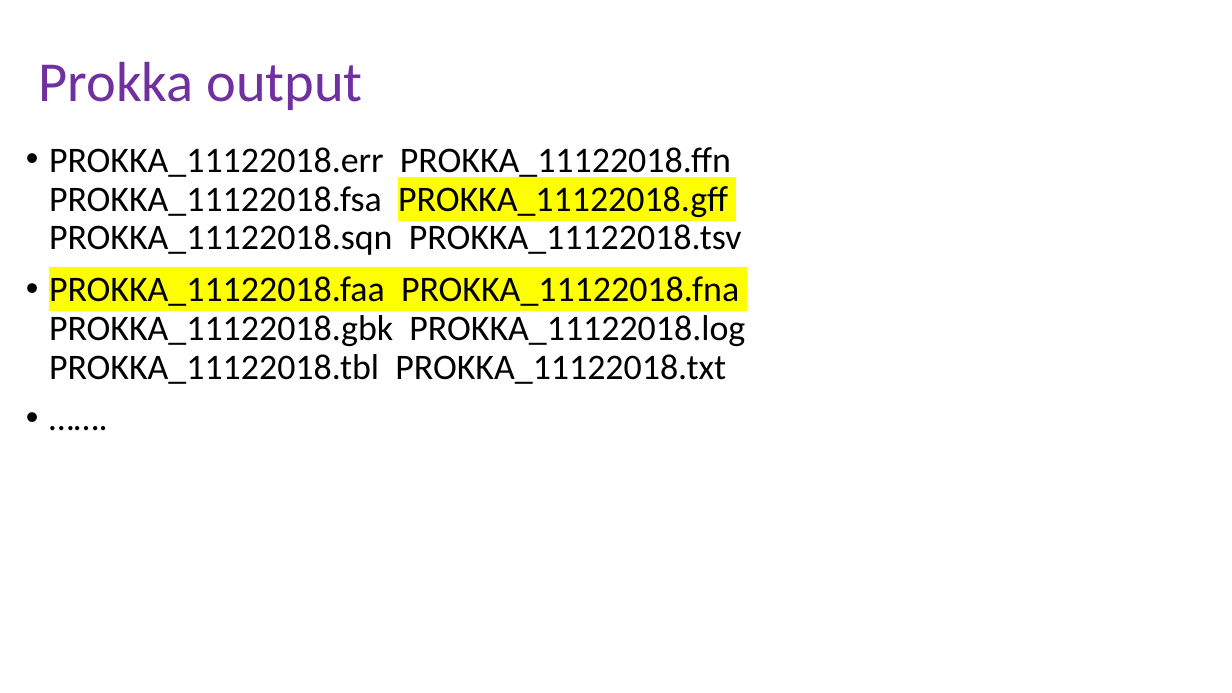
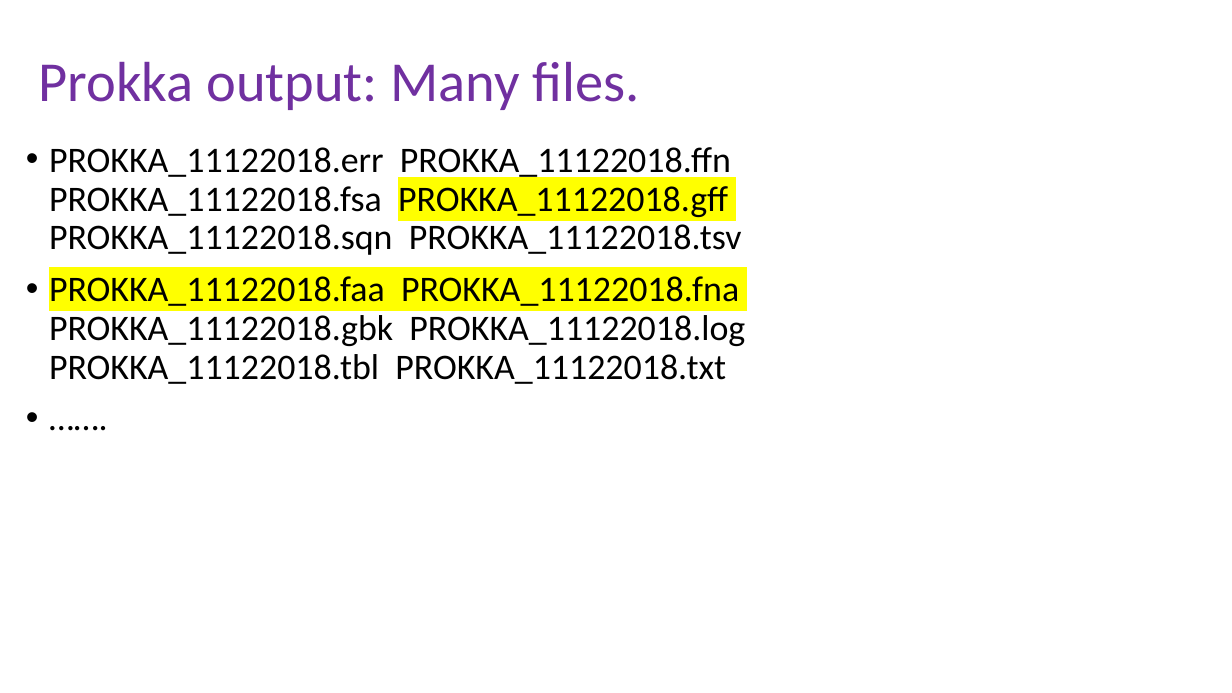
Before and after one commit to peterthorpe5/genome_assembly_workshop, a slide deck: slide 26 of powerpoint/6_assembly.pptx (slide 20 before the commit). Drawn at 1232x693 pixels with LibreOffice and Linux fonts; fonts in the diff are those of the drawing. Boxes give left, top, right and bottom in pixels: in the first picture for what was removed or moved away, otherwise in the second. Text is boxed around its words. In the diff, an @@ line names an element or a change of style, - is before the commit and + after.

```diff
--- a/powerpoint/6_assembly.pptx
+++ b/powerpoint/6_assembly.pptx
@@ title at (x1=38, y1=61, x2=640, y2=110): text changed @@
-Prokka output
+Prokka output: Many files.
```
Also in this commit, not shown: 12 other slides changed, 8 slides added.
